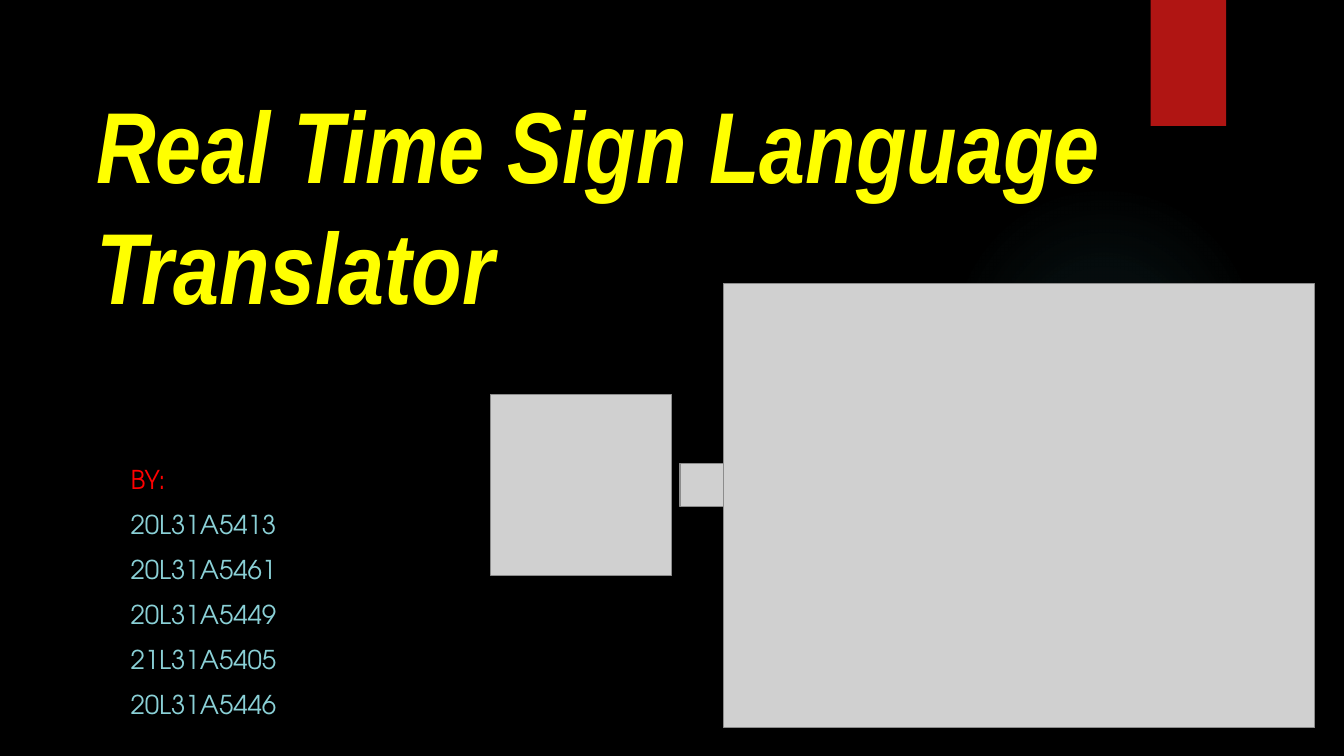
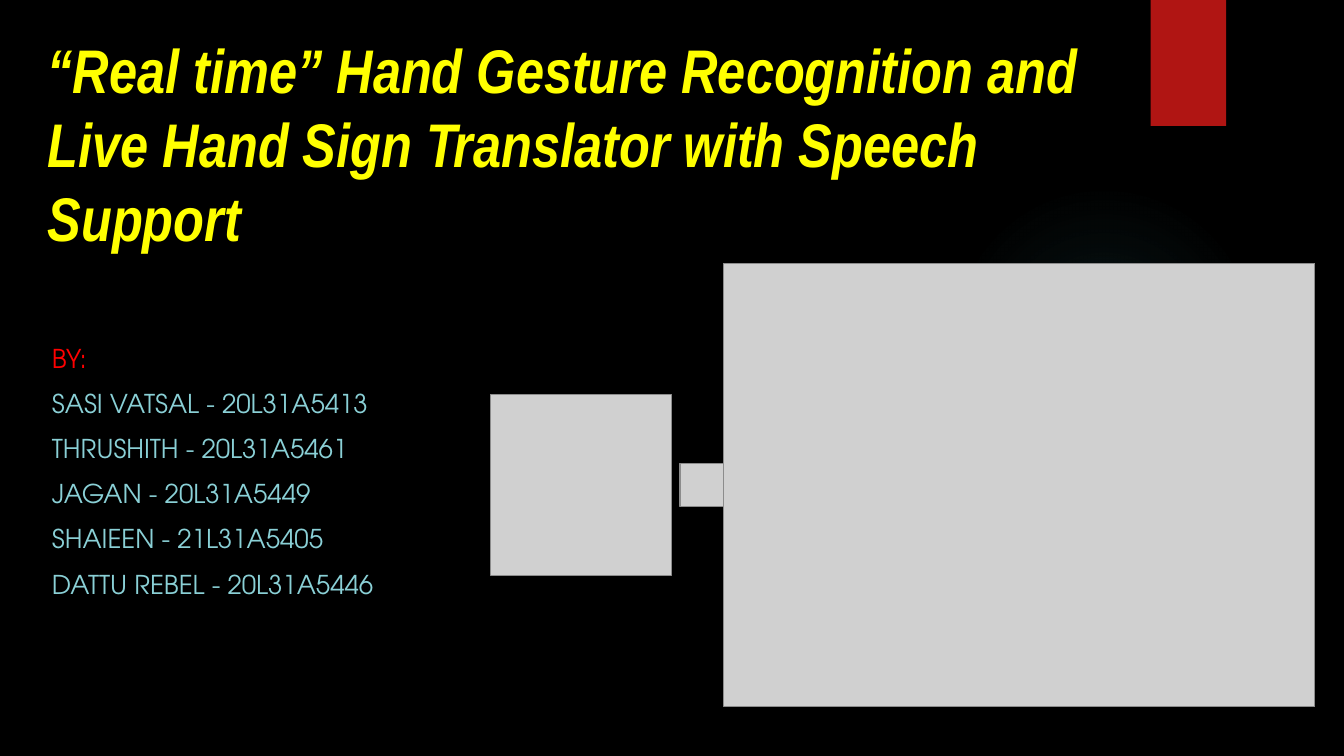
Before and after one commit to sasivatsal7122/HandGesture-Recognition-and-Live-Translator, a slide deck: slide 1 of Real Time Sign Language Translator.pptx. Drawn at 1344x756 pixels with LibreOffice and Linux fonts; fonts in the diff are those of the drawing; grey boxes stand for pictures; background and template pictures are left out. Boxes give left, top, right and bottom in pixels: in the first picture for what was removed or moved away, otherwise in the second. Text is boxed around its words. In the diff, an @@ line names an element or a change of style, - is before the commit and + after.

```diff
--- a/Real Time Sign Language Translator.pptx
+++ b/Real Time Sign Language Translator.pptx
@@ title at bbox=[48, 48, 1077, 253]: text changed; size 72 to 44 pt @@
-Real Time Sign Language Translator
+“Real time” Hand Gesture Recognition and Live Hand Sign Translator with Speech Support
@@ picture: place and size @@
-picture at bbox=[724, 284, 1316, 728]
+picture at bbox=[724, 263, 1316, 707]
@@ subtitle "BY:": place and size @@
-subtitle "BY:" at bbox=[131, 470, 277, 715]
+subtitle "BY:" at bbox=[52, 349, 374, 595]
@@ subtitle at bbox=[52, 393, 374, 595]: text changed @@
-20L31A5413
-20L31A5461
-20L31A5449
-21L31A5405
-20L31A5446
+SASI VATSAL - 20L31A5413
+THRUSHITH - 20L31A5461
+JAGAN - 20L31A5449
+SHAIEEN - 21L31A5405
+DATTU REBEL - 20L31A5446
```
Also in this commit, not shown: 2 other slides changed, 1 other file.
